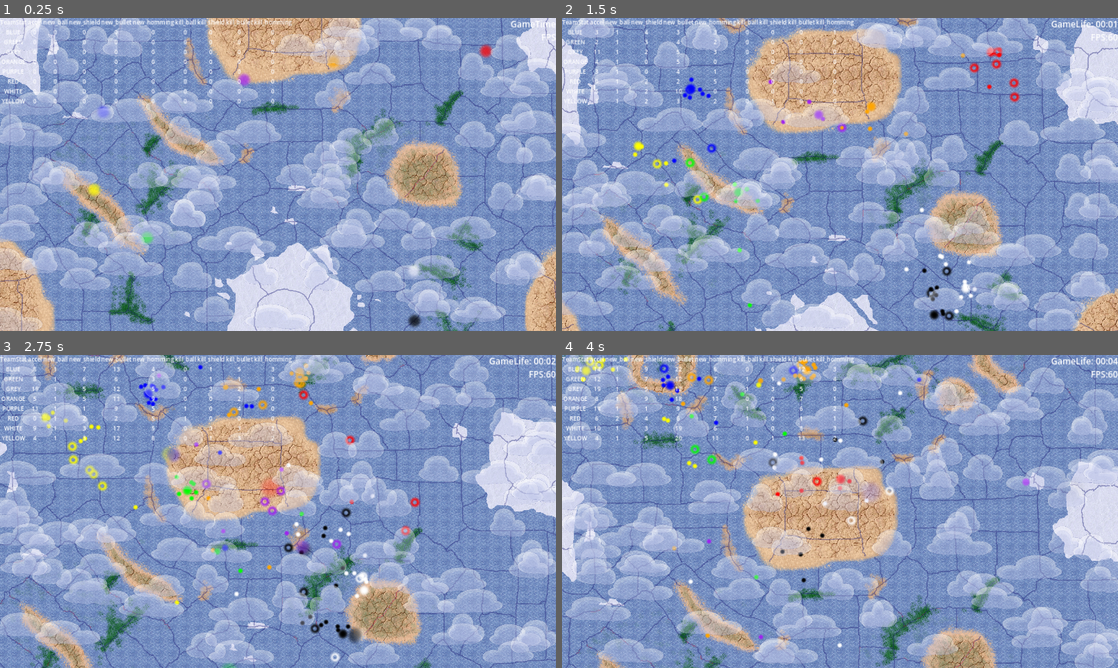
Above: before the commit, frames 1-4 (two rows, left to right).
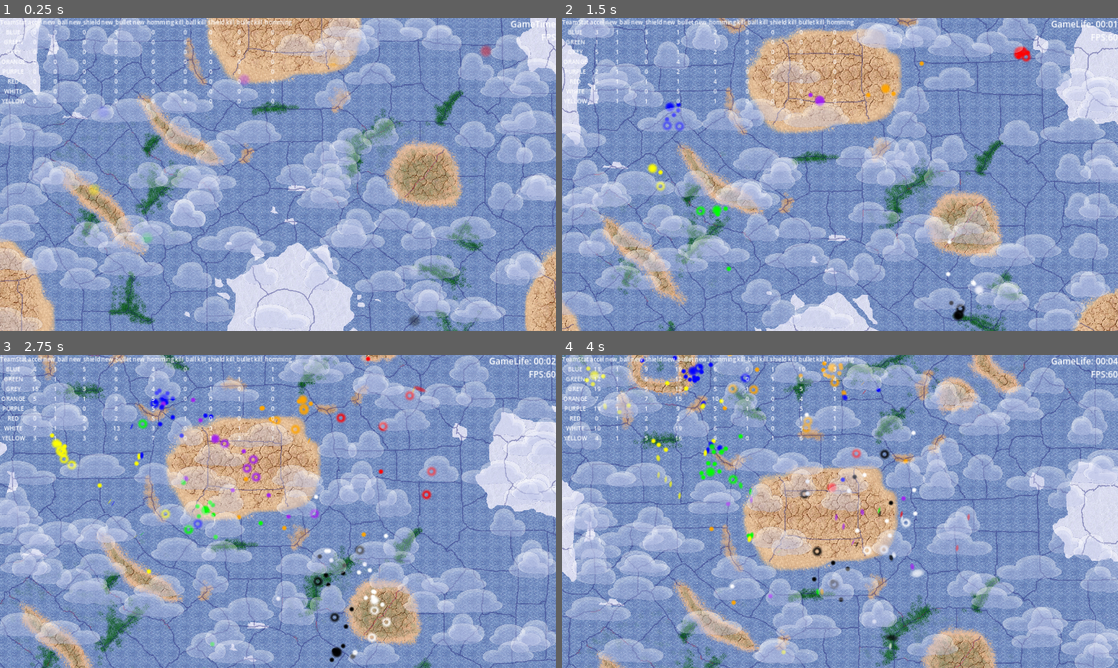
Above: after the commit, the same moments.

Repository: kasworld/gd4game2d
Game: Godot game, scene res://game.tscn
Two runs of this game, one before a commit and one after it. Both use one fixed random seed, a clock stepped at 60 frames per second and the inputs below.
Inputs:
- Up to frame 1 (0.25 s): no input
- Up to frame 2 (1.5 s): no input
- Up to frame 3 (2.75 s): no input
- Up to frame 4 (4 s): no input

The runs differ from the first frame. In frame 1, 0.4% of the frame differs, in the area x 15-89%, y 8-99%; in frame 2, 2.4%; in frame 3, 5.0%, in the area x 5-79%, y 0-100%; in frame 4, 3.8%.

Commit message:
change effects

Diff:
--- a/ball.gd
+++ b/ball.gd
@@ -14,7 +14,7 @@
 var rotate_dir :float
 var velocity :Vector2
 var alive := true
-var life_start := Time.get_unix_time_from_system()
+var life_start :float
 var ai :AI
 
 func _ready() -> void:
@@ -33,6 +33,7 @@
 	monitorable = true
 	monitoring = true
 	visible = true
+	life_start = Time.get_unix_time_from_system()
 
 func add_shield():
 	emit_signal("inc_team_stat",team,"new_shield")
--- a/ball_explode_effect.gd
+++ b/ball_explode_effect.gd
@@ -3,15 +3,20 @@
 signal ended(t :Team.Type)
 
 var team :Team.Type = Team.Type.NONE
+var life_start :float
+const SCALE = 1
 
 func spawn(t :Team.Type, p :Vector2):
 	self_modulate = Team.TeamColor[t]
 	team = t
 	position = p
+	life_start = Time.get_unix_time_from_system()
 
 func _process(delta: float) -> void:
-	self_modulate.a -=0.1
-	scale *= 1.2
+	var dur = Time.get_unix_time_from_system() - life_start
+	self_modulate.a = cos(dur*PI/2)
+	scale = Vector2( (1 + cos(dur*PI))/2 *SCALE , (1 + sin(dur*PI))/2 * SCALE )
+	rotate(delta*PI)
 
 func _on_timer_timeout() -> void:
 	emit_signal("ended",team)
--- a/ball_explode_effect.tscn
+++ b/ball_explode_effect.tscn
@@ -4,7 +4,6 @@
 [ext_resource type="Script" path="res://ball_explode_effect.gd" id="2_huop3"]
 
 [node name="BallExplodeEffect" type="Sprite2D"]
-scale = Vector2(0.7, 0.7)
 texture = ExtResource("1_njubr")
 script = ExtResource("2_huop3")
 
--- a/ball_spawn_sprite.gd
+++ b/ball_spawn_sprite.gd
@@ -3,16 +3,20 @@
 signal ended(t :Team.Type, p :Vector2)
 
 var team :int
+var life_start :float
+const SCALE = 1
 
 func spawn(t :Team.Type, p :Vector2):
 	self_modulate = Team.TeamColor[t]
 	team = t
 	position = p
 	self_modulate.a = 0
+	life_start = Time.get_unix_time_from_system()
 
-func _process(delta: float) -> void:
-	self_modulate.a +=0.05
-	scale *= 0.95
+func _process(_delta: float) -> void:
+	var dur = Time.get_unix_time_from_system() - life_start
+	self_modulate.a = sin(dur*PI/2)
+	scale = Vector2( (1 + sin(dur*PI))/2 *SCALE , (1 + sin(dur*PI))/2 * SCALE )
 
 func _on_timer_timeout() -> void:
 	emit_signal("ended",team, position)
--- a/ball_spawn_sprite.tscn
+++ b/ball_spawn_sprite.tscn
@@ -4,12 +4,10 @@
 [ext_resource type="Script" path="res://ball_spawn_sprite.gd" id="2_kmi0y"]
 
 [node name="BallSpawnSprite" type="Sprite2D"]
-scale = Vector2(2, 2)
 texture = ExtResource("1_ait7c")
 script = ExtResource("2_kmi0y")
 
 [node name="Timer" type="Timer" parent="."]
-wait_time = 0.5
 autostart = true
 
 [connection signal="timeout" from="Timer" to="." method="_on_timer_timeout"]
--- a/bullet_explode_effect.gd
+++ b/bullet_explode_effect.gd
@@ -1,12 +1,18 @@
 extends Sprite2D
+
+var life_start :float
+const SCALE = 0.5
 
 func spawn(t :Team.Type, p :Vector2):
 	self_modulate = Team.TeamColor[t]
 	position = p
+	life_start = Time.get_unix_time_from_system()
 
 func _process(delta: float) -> void:
-	self_modulate.a -=0.1
-	scale *= 1.2
+	var dur = Time.get_unix_time_from_system() - life_start
+	self_modulate.a = cos(dur*PI/2)
+	scale = Vector2( (1 + sin(dur*PI))/2 *SCALE , (1 + cos(dur*PI))/2 * SCALE )
+	rotate(delta*PI)
 
 func _on_timer_timeout() -> void:
 	queue_free()
--- a/bullet_explode_effect.tscn
+++ b/bullet_explode_effect.tscn
@@ -4,12 +4,10 @@
 [ext_resource type="Script" path="res://bullet_explode_effect.gd" id="2_c4xs1"]
 
 [node name="BulletExplodeEffect" type="Sprite2D"]
-scale = Vector2(0.35, 0.35)
 texture = ExtResource("1_x8bic")
 script = ExtResource("2_c4xs1")
 
 [node name="Timer" type="Timer" parent="."]
-wait_time = 0.5
 autostart = true
 
 [connection signal="timeout" from="Timer" to="." method="_on_timer_timeout"]
